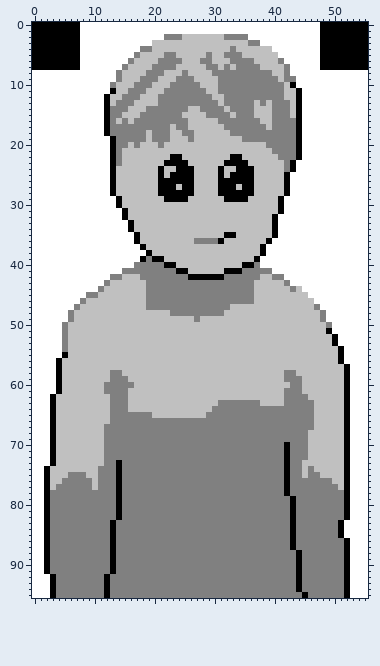
Edited in one commit: sprite sheet (assets/tim.prt.asset.png). Above: the version before the commit.
The file is 56x96 pixels.
The result:
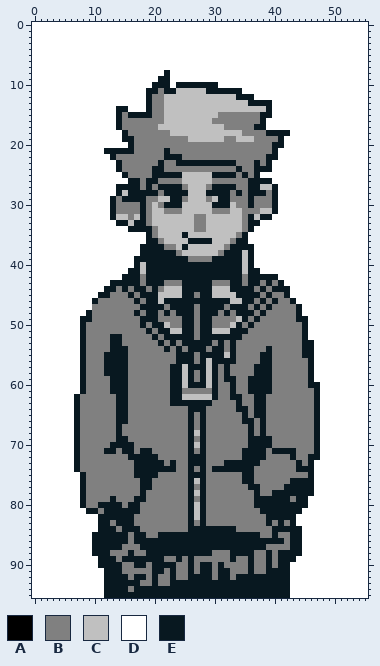
Palette (. is transparent): A #000000  B #808080  C #c0c0c0  D #ffffff  E #081820
From old to new:
Changed rows in their new state; - is an unchanged pixel.
first column x 0:
 0 DDDDDDDD----------------------------------------DDDDDDDD
 1 DDDDDDDD----------------------------------------DDDDDDDD
 2 DDDDDDDD--------------DDDDDDDDDDDDDD------------DDDDDDDD
 3 DDDDDDDD------------DDDDDDDDDDDDDDDDDD----------DDDDDDDD
 4 DDDDDDDD----------DDDDDDDDDDDDDDDDDDDDDD--------DDDDDDDD
 5 DDDDDDDD---------DDDDDDDDDDDDDDDDDDDDDDDD-------DDDDDDDD
 6 DDDDDDDD--------DDDDDDDDDDDDDDDDDDDDDDDDDD------DDDDDDDD
 7 DDDDDDDD-------DDDDDDDDDDDDDDDDDDDDDDDDDDDD-----DDDDDDDD
 8 --------------DDDDDDDDEDDDDDDDDDDDDDDDDDDDD-------------
 9 --------------DDDDDDDEEDDDDDDDDDDDDDDDDDDDDD------------
10 -------------DDDDDDDEEEDEEEEEEEDDDDDDDDDDDDD------------
11 -------------DDDDDDEEBEECCCCCEEEEEEDDDDDDDDDD-----------
12 ------------DDDDDDDEB-CCCCCCCC--CCEEEDDDDDDDD-----------
13 ------------DDDDDDDEB-CCCCCCCCC-CCCCEEEEDDDDD-----------
14 ------------DDEEDDDE--CCCC--CCCC-CCCC--EDDDDD-----------
15 ------------DDEBEEEE--CCC----CC--B---BEEDDDDD-----------
16 ------------DDE-B-----CCCC----B-------EDDDDDD-----------
17 ------------DDE------CC-CC-----------EEDDDDDD-----------
18 ------------DDDE---B-----CC------CC----EEEEDD-----------
19 -------------DDEE--B---BBBC-----BB-CC----EDDD-----------
20 -------------DDDE-BBB-BBBBBBBBBBBBBBBBB-EEDDD-----------
21 ------------EEEEEBBBBBEBBBBBBBBBBBBBBBBBEDDDD-----------
22 -------------E-BBBBBBBEEEBBBBBBBBBBBBBBEEDDDD-----------
23 -------------DEBBBBBBEBBEEEEEEEEEEBBBEBEDDDD------------
24 -------------DEBBBBBEEBBBBBBBBBBBBEBBEEEDDDD------------
25 -------------DDEBBBBEEEEECC---EEEEBEBEDDDDD-------------
26 -------------DDDEEBEEBBBBCC---BBBBBBEEEEDDD-------------
27 -------------DEEEEBEBEEEEBC--BEEEEBBEE--EDD-------------
28 -------------DE-EEEEEBEEEEC--EEEEBEBEEEBEDD-------------
29 -------------EBEEEEBB-CEEB---B-EEBBBEBBBED--------------
30 -------------EBBBBEB-BEEE-----EEE-BBEBBBED--------------
31 -------------EBBBBEB--BBB-----BBB--BBB--ED--------------
32 -------------ECCB-EB-------BB------BE-EED---------------
33 --------------EECEEB-------BB------BEEDDD---------------
34 ----------------EEEEB------BB------BEDDDD---------------
35 -----------------DDEB----E------CCBEDDDDD---------------
36 -----------------DDEEB----EEEECC-BEEDDDD----------------
37 ------------------EEEEBB-E------BEEEEDD-----------------
38 ------------------EEEEEEB------BEEE-EDD-----------------
39 -----------------EEEEEEEEEBBBBEEEEE-ED------------------
40 -----------------ECEEEEEEEEEEEEEEEECED------------------
41 ---------------DEECEEEEEEEEEEEEEEEECEEDD----------------
42 -------------DDEEE-EEEEEEEEEEEEEEEE-EEEEED--------------
43 ------------DEEEEEBEEE---EEEEE---EE-EEBEBED-------------
44 -----------DEEBEBEE-E-CCCEEEEECCCEEEEBEBEEEDD-----------
45 ---------DDEEBBBEBEEECCCCEE-EECCCCEEEEBEBBEDDD----------
46 --------DDEBBBBBBEBEECEEEEEEEEEEECCEEBEBEBBEDDD---------
47 -------DDDBBBBBBBBEEEE-EEEE-EEEE-EEEBEBEBBBBEDDD--------
48 ------DDDEBBBBBBBEBEEBE-EEE-EEE-EBEEEBEBBBBBEDDDD-------
49 ------DDEEBBBBBBBBEEEBBBBEE-EEBBBB-EBEBBBBBBEEDDD-------
50 -----DDDEBBBBBBBBBEBEE-BBEEBEEBBB-EBEBBBBBBBBEDDDD------
51 -----DDDEBBBBBBBBBBEBEE--EEBEE---EEEBBBBBBBBBEDDDD------
52 -----DDDEBBBBEEBBBBBEBEEEEEBEEEEEEEBBBBBBBBBBEDDDDD-----
53 -----DDDEBBBBEEBBBBBBEBEBEEEEEBEBEBBBBBBBBBBBEEDDDD-----
54 -----DDDEBBBBEEEBBBBBBEBEBEEEBEEBEBBBBBEBBBBBEEDDDDD----
55 -----DDDEBBBEEEEBBBBBBBBEEEBEEEE-EBBBBEEBBBBBEEDDDDD----
56 ----DDDDEBBBEEEEBBBBBBBBEEEBE-EEEEBBBBEEBBBBBBEDDDDD----
57 ----DDDDEBBBEEEEBBBBBBBEE-EEE-EBEBBBBEEEBBBBBBEDDDDDD---
58 ----DDDDEBBBEEEEBBBBBBBEE-EBE-EBEBBBBEEEBB--BBEDDDDDD---
59 ----DDDDEBBBBEEEBBBBBBBEE-EBE-EBEEBBEEEEBB---BEDDDDDD---
60 ----DDDDEBBB-EEE-BBBBBBEE-EEE-EBBEBBEEEEBBB--BEEDDDDD---
61 ----DDDDEBBB-EEEBBBBBBBEEBBBBBEBBEBBEEEEBB---BBEDDDDD---
62 ---DDDDEBBBBB-EEBBBBBBBEE-----EBBEEBBEEBBB----BEDDDDD---
63 ---DDDDEBBBBB-EEBBBBBBBEEEEEEEB---E--EEBBB-----EDDDDD---
64 ---DDDDEBBBBB-EEBBBBBBBBBBEEEB----EE-EE--------EDDDDD---
65 ---DDDDEBBBBB-EE----BBBBBBEBE------E-EE--------EDDDDD---
66 ---DDDDEBBBBB-EE----------E-E------EE-E--------EDDDDD---
67 ---DDDDEBBBB--E-----------E-E-------E-E--------EDDDDD---
68 ---DDDDEBBBB--E-----------ECE-------E-E-------BEDDDDD---
69 ---DDDDEBBBB--EE----------E-E-------EEEE------BEDDDDD---
70 ---DDDDEBBBB-EEEE---------ECE-------EEEE--B---BEDDDDD---
71 ---DDDDEBBBBEE-EE-EE------E-E------EEEE-EEEE--BEDDDDD---
72 ---DDDDEBBBB----EEEEE-----EEE------EEEE---BE--EEDDDDD---
73 ---DDDDEBBBB--B--EEEEE-E--EEE---EEEEEE----B-EBEDDDDDD---
74 --DDDDDEBBB---B--EEEEEEE--E-E-EEEEEEE-----B-EEEDDDDDD---
75 --DDDDDDEBB---B--EEEE-----EEE------EE-----B--BEDDDDDD---
76 --DDDDDDE-B---B---EE------ECE------EE-----BEEEEDDDDDD---
77 --DDDDDDE-B---B---EE------E-E-------EE----EEEEEDDDDDD---
78 --DDDDDDE-----B---E-------ECE--------E--EEEEEEEDDDDDD---
79 --DDDDDDE----EB--EE-------E-E--------EEEEEEBEEDDDDDDD---
80 --DDDDDDE--EEEE-EE--------ECE--------EEEEEEEEEDDDDDDD---
81 --DDDDDDDEE-EEEEEE--------ECE---------EEEEEEEDDDDDDDD---
82 --DDDDDDDDDEEEEEE---------ECE----------EEEEEDDDDDDDDD---
83 --DDDDDDDDDEEBEEE---------E-E----------E-E-EDDDDDDDD----
84 --DDDDDDDDDEEE-EEE--------EEEEEEEE------EEEEEDDDDDDD----
85 --DDDDDDDDEEEEEE-EE--EEEEEEEEEEEEEEEEE--E--EEDDDDDDD----
86 --DDDDDDDDEEEEEE-EEEEEEEEEEEEEEEEEEEEEEEEE-EEDDDDDDDD---
87 --DDDDDDDDEEEEE---EEEEEEEEEEEEEEEEEEEEE----EEDDDDDDDD---
88 --DDDDDDDDEEEB--E--EEEEEEEEEEE---EEEE--E-EEEEDDDDDDDD---
89 --DDDDDDDDDEEE-EEEEEEE--E-E------E--E--E-EEEDDDDDDDDD---
90 --DDDDDDDDDEEEE--EE-EEEE--E-EE-E----E--E-EEDDDDDDDDDD---
91 --DDDDDDDDDDEEE-----EE-E--E-EE-EE---E--EEEEDDDDDDDDDD---
92 ---DDDDDDDDDEEEE-EE-E--E--EEEE-EE-EEEEEEEEEDDDDDDDDDD---
93 ---DDDDDDDDDEEEEEE--E--EEEEEEEEEEEEEEEEEEEEDDDDDDDDDD---
94 ---DDDDDDDDDEEEE-EEEEEEEEEEEEEEEEEEEEEEEEEEDDDDDDDDDD---
95 ---DDDDDDDDDEEEEEEEEEEEEEEEEEEEEEEEEEEEEEEEDDDDDDDDDD---
Where, in picture pixels (left, top, right, bottom), the same in both pictures:
changed: (32, 22, 368, 598)
